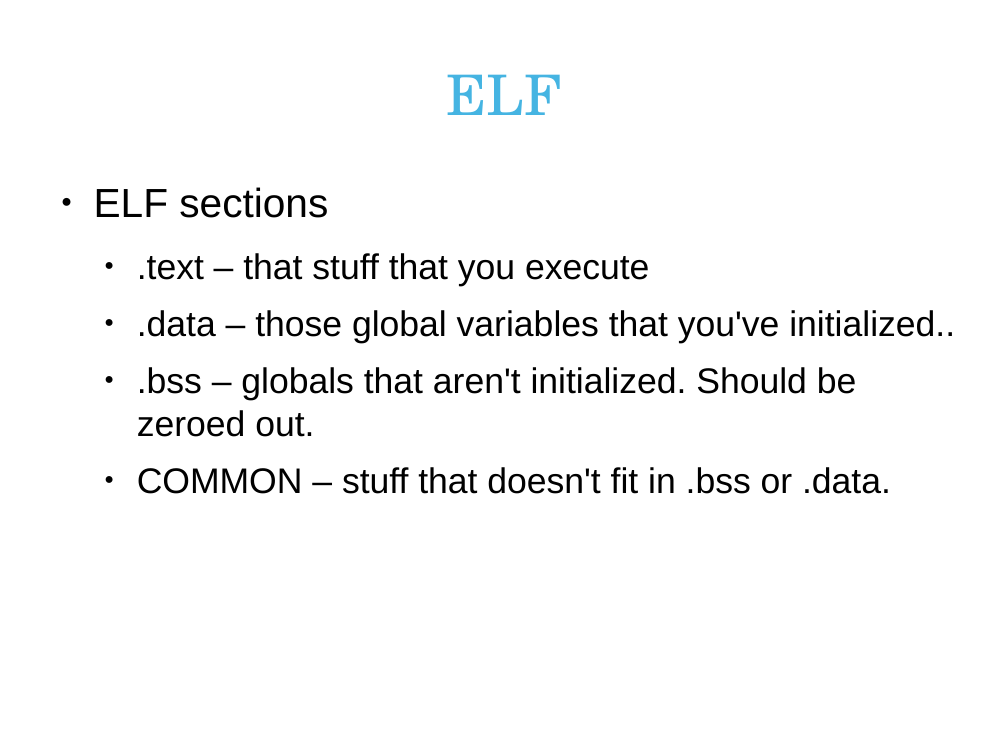
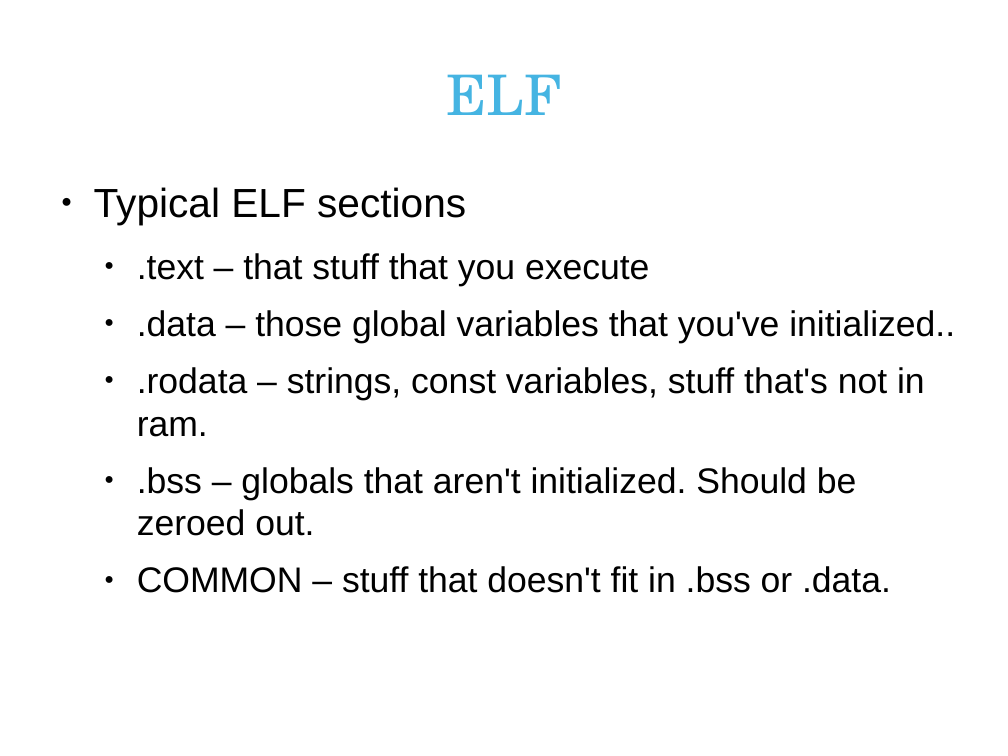
Before and after one commit to hnrkp/khelg2012-1, a slide deck: slide 5 of doc/pres.odp. Drawn at 1008x756 pixels with LibreOffice and Linux fonts; fonts in the diff are those of the drawing; background and template pictures are left out. Boxes give left, top, right and bottom in pixels: in the first picture for what was removed or moved away, otherwise in the second. Text is boxed around its words. In the diff, an @@ line names an element or a change of style, - is before the commit and + after.

```diff
--- a/doc/pres.odp
+++ b/doc/pres.odp
@@ text at box(94, 187, 466, 225): text changed @@
-● ELF sections
+● Typical ELF sections
@@ text at box(137, 367, 925, 437): paragraph added @@
+  ● .rodata – strings, const variables, stuff that's not in ram.
```
Also in this commit, not shown: 1 slide added, 1 other file.
